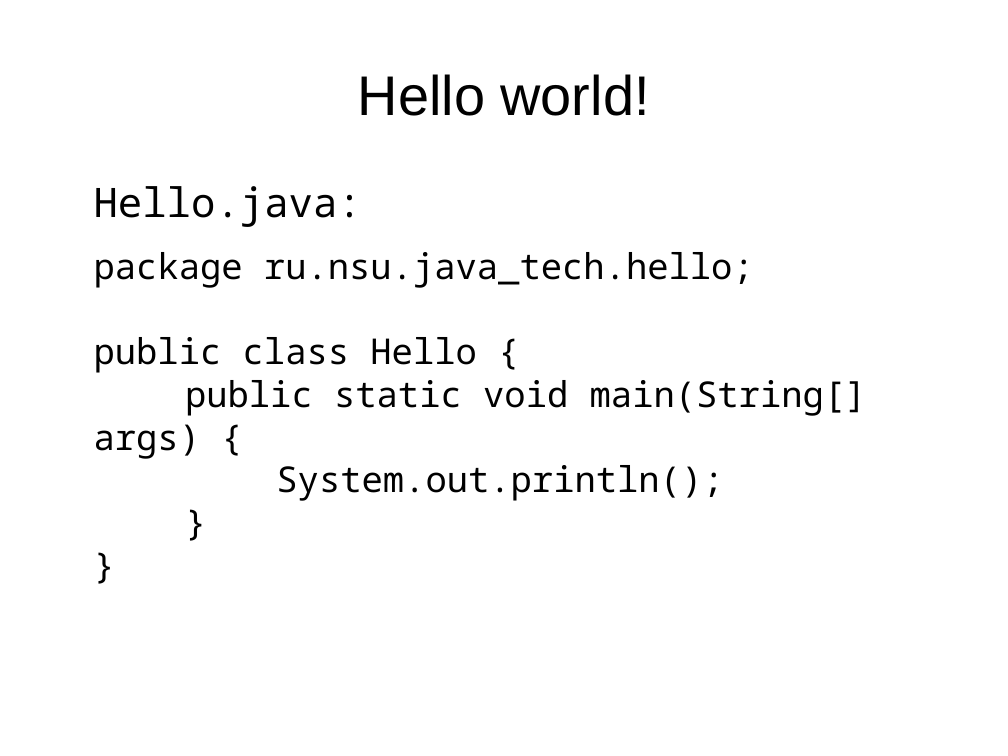
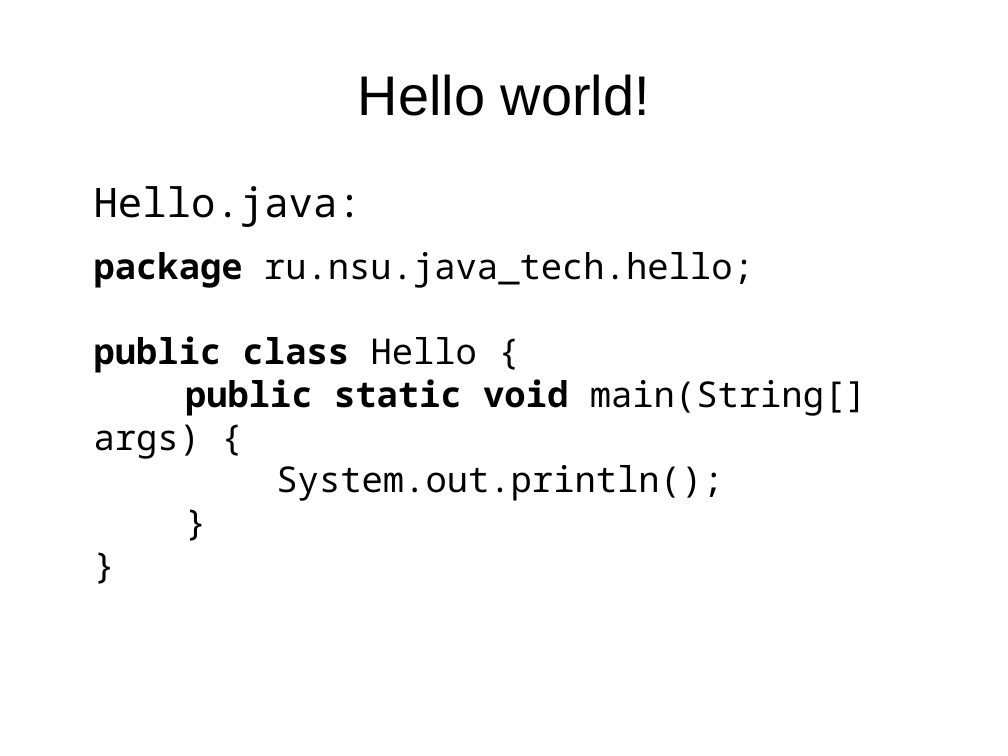
Before and after one commit to kikht/java-examples, a slide deck: slide 11 of slides/01-intro.odp (slide 14 before the commit). Drawn at 1008x756 pixels with LibreOffice and Linux fonts; fonts in the diff are those of the drawing. Boxes give left, top, right and bottom in pixels: in the first picture for what was removed or moved away, otherwise in the second. Text is boxed around its words. In the diff, an @@ line names an element or a change of style, - is before the commit and + after.

```diff
--- a/slides/01-intro.odp
+++ b/slides/01-intro.odp
@@ text at bbox=[94, 252, 867, 501]: bold on in "package public class public static void" @@
```
Also in this commit, not shown: 14 other slides changed, 1 slide added, 3 slides removed, 3 other files.
